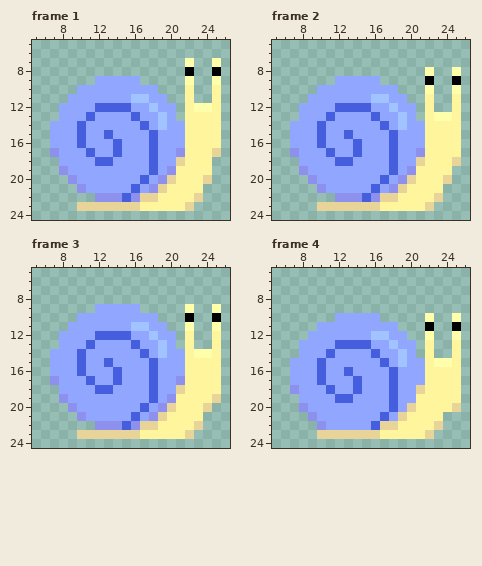
Pixel-art file: Assets/Art/Enemy/Snail/Wander/Snail_Wander_Right.aseprite. Above is the file before it was changed.
32x32 pixels, 8 frames. Shown: frame 1: x 5..26, y 5..24; frame 2: x 5..26, y 5..24; frame 3: x 5..26, y 5..24; frame 4: x 5..26, y 5..24. The commit also changed other frames, which this record leaves out.
New version:
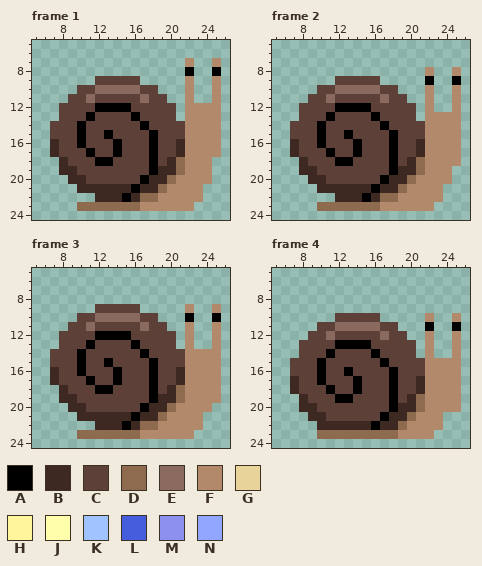
Palette (. is transparent): A #000000  B #3d2822  C #5d4037  D #8e6a4f  E #8a6a5e  F #b28a6b  G #e8d399  H #fff59d  J #ffffab  K #a1c3ff  L #455ede  M #8e90ed  N #91a7ff
What changed:
Changed rows in their new state; - is an unchanged pixel.
Frame 1, layer "Body":
first column x 7:
 7 ---------------F--F
 9 -----CCCCC-----F--F
10 ---CCEEEEECC---F--F
11 --CCECCCCCECC--F--F
12 -CCCCAAAACCCCC-FFFF
13 -CCCACCCCACCCC-FFFF
14 CCCACCCCCCACCCCFFFF
15 CCCACCACCCCACCCFFFF
16 BCCACCCACCCACCBFFFF
17 BCCCACCACCCACCBFFFF
18 -BCCCAACCCCACBDFFF-
19 -BBCCCCCCCCABBDFFF-
20 --BBCCCCCCABBDFFFF-
21 ---BBBBBBABBDFFFF--
22 -----BBBABDDFFFFF--
23 ---DDDDDDDFFFFFF---
Frame 2, layer "Body":
first column x 7:
 8 ---------------F--F
 9 -----CCCCC---------
10 ---CCEEEEECC---F--F
11 --CCECCCCCECC--F--F
12 -CCCCAAAACCCCC-F--F
13 -CCCACCCCACCCC-FFFF
14 CCCACCCCCCACCCCFFFF
15 CCCACCACCCCACCCFFFF
16 BCCACCCACCCACCBFFFF
17 BCCCACCACCCACCBFFFF
18 -BCCCAACCCCACBDFFFF
19 -BBCCCCCCCCABBDFFF-
20 --BBCCCCCCABBDFFFF-
21 ---BBBBBBABBDFFFF--
22 -----BBBABDDFFFFF--
23 ---DDDDDDDFFFFFF---
Frame 3, layer "Body":
first column x 7:
 9 -----CCCCC-----F--F
10 ---CCEEEEECC-------
11 --CCECCCCCECC--F--F
12 -CCCCAAAACCCCC-F--F
13 -CCCACCCCACCCC-F--F
14 CCCACCCCCCACCCCFFFF
15 CCCACCACCCCACCCFFFF
16 BCCACCCACCCACCBFFFF
17 BCCCACCACCCACCBFFFF
18 -BCCCAACCCCACBDFFFF
19 -BBCCCCCCCCABBDFFFF
20 --BBCCCCCCABBDFFFF-
21 ---BBBBBBABBDFFFF--
22 -----BBBABDDFFFFF--
23 ---DDDDDDDFFFFFF---
Frame 4, layer "Body":
first column x 7:
10 -----CCCCC-----F--F
11 ---CCEEEEECC-------
12 --CCECCCCCECC--F--F
13 -CCCCAAAACCCCC-F--F
14 -CCCACCCCACCCC-F--F
15 CCCACCCCCCACCCCFFFF
16 CCCACCACCCCACCCFFFF
17 BCCACCCACCCACCBFFFF
18 BCCCACCACCCACCBFFFF
19 -BCCCAACCCCACBDFFFF
20 -BBCCCCCCCCABBDFFFF
21 --BBCCCCCCABBDFFF--
22 ---BBBBBBABBDFFFF--
23 ---DDDDDDDDDFFFF---
Where, in picture pixels (left, top, right, bottom), the same in both pictures:
changed: (50, 58, 221, 211)
changed: (290, 67, 461, 211)
changed: (50, 304, 221, 439)
changed: (290, 313, 461, 439)
